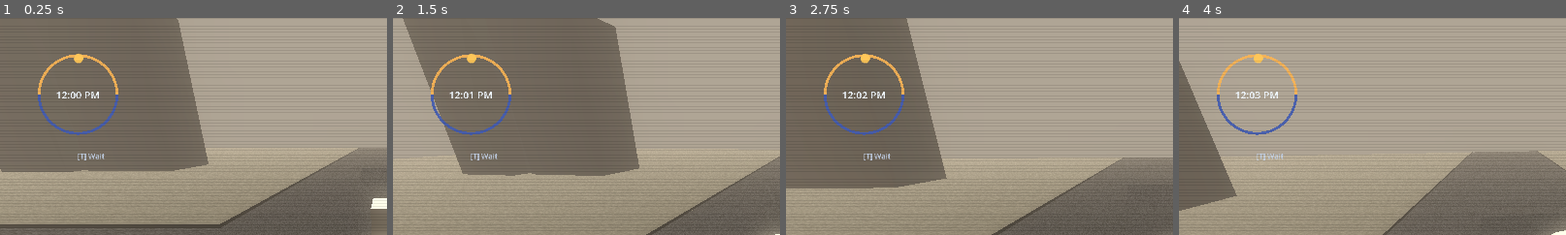
Above: before the commit, frames 1-4 (left to right).
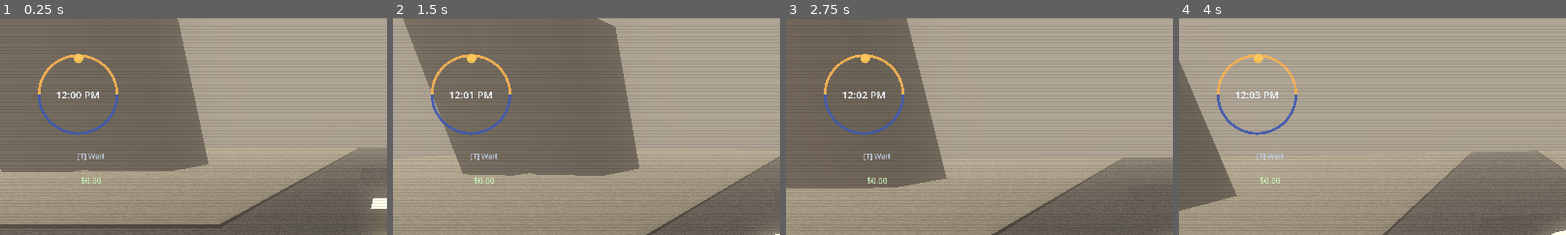
Above: after the commit, the same moments.

Repository: miles5g/paletero
Game: Godot game, scene res://world.tscn
Same seed, same stepped clock (60 frames per second), same inputs: the game is played once before the commit and once after it.
Inputs (mouse positions are % of the whole screen's width and height, from its top left):
- Up to frame 1 (0.25 s): no input
- Up to frame 2 (1.5 s): tap Enter at 0.5 s; move the mouse to (55, 50) at 0.52 s; hold Ctrl (crouch) 0.53-1.28 s; hold W (move_forward) from 0.53 s (still down); click (55, 50) at 0.67 s; tap Space (jump) at 0.77 s; move the mouse to (45, 50) at 1.27 s; tap E (interact) at 1.35 s; click (45, 50) at 1.42 s
- Up to frame 3 (2.75 s): keep holding W (move_forward); tap Space (jump) at 1.52 s; move the mouse to (52, 48) at 2.02 s; hold Shift (sprint) from 2.03 s (still down); click (52, 48) at 2.17 s
- Up to frame 4 (4 s): keep holding W (move_forward); move the mouse to (49, 52) at 2.77 s; release Shift (sprint) at 2.78 s; tap Enter at 2.85 s; click (49, 52) at 2.92 s; tap Space (jump) at 3.02, 3.77 s; move the mouse to (57, 51) at 3.52 s; hold Keypad Enter from 3.53 s (still down); click (57, 51) at 3.67 s
The pictures show only the part of the screen within x 0-50%, y 0-50%; the shares and areas given below are measured in that part.

The runs differ from the first frame. In frame 1, less than 0.1% of the frame differs, in the area x 21-27%, y 73-77%; in frame 2, less than 0.1%; in frame 3, less than 0.1%; in frame 4, less than 0.1%.

Commit message:
Move money HUD under wait dial, add sale popup routing there, and add procedural cash-register ching.
This also changes total-money calculation to use only player bank ledger values and not inventory item valuation.

Co-authored-by: Cursor <cursoragent@cursor.com>

Diff:
--- a/celestial_cycle.gd
+++ b/celestial_cycle.gd
@@ -29,6 +29,8 @@
 var _sun_marker: Label = null
 var _clock_label: Label = null
 var _hint_label: Label = null
+var _bank_label: Label = null
+var _money_popup_layer: Control = null
 var _target_marker: Label = null
 var _clock_center: Vector2 = Vector2(90.0, 90.0)
 var _clock_radius: float = 58.0
@@ -444,6 +446,54 @@
 	_hint_label.text = "[T] Wait"
 	_debug_layer.add_child(_hint_label)
 
+	_bank_label = Label.new()
+	_bank_label.name = "BankTotalLabel"
+	_bank_label.horizontal_alignment = HORIZONTAL_ALIGNMENT_CENTER
+	_bank_label.vertical_alignment = VERTICAL_ALIGNMENT_TOP
+	_bank_label.add_theme_font_size_override("font_size", 12)
+	_bank_label.add_theme_color_override("font_color", Color(0.82, 1.0, 0.76, 0.96))
+	_bank_label.text = "$0.00"
+	_debug_layer.add_child(_bank_label)
+
+	_money_popup_layer = Control.new()
+	_money_popup_layer.name = "MoneyPopupLayer"
+	_money_popup_layer.mouse_filter = Control.MOUSE_FILTER_IGNORE
+	_money_popup_layer.set_anchors_preset(Control.PRESET_FULL_RECT)
+	_debug_layer.add_child(_money_popup_layer)
+
+
+func show_money_popup(delta_usd: float) -> void:
+	if _money_popup_layer == null or _bank_label == null:
+		return
+	if absf(delta_usd) < 0.0005:
+		return
+	var popup := Label.new()
+	popup.mouse_filter = Control.MOUSE_FILTER_IGNORE
+	popup.horizontal_alignment = HORIZONTAL_ALIGNMENT_RIGHT
+	popup.vertical_alignment = VERTICAL_ALIGNMENT_CENTER
+	var sign := "+" if delta_usd >= 0.0 else "-"
+	popup.text = "%s$%.2f" % [sign, absf(delta_usd)]
+	popup.add_theme_font_size_override("font_size", 13)
+	popup.add_theme_color_override(
+		"font_color",
+		Color(0.56, 1.0, 0.56, 0.96) if delta_usd >= 0.0 else Color(1.0, 0.56, 0.56, 0.96)
+	)
+	var popup_w := 128.0
+	popup.size = Vector2(popup_w, 22.0)
+	var start_y := _bank_label.position.y + _bank_label.size.y + 4.0
+	var start_x := _bank_label.position.x + _bank_label.size.x - popup_w
+	popup.position = Vector2(start_x, start_y)
+	_money_popup_layer.add_child(popup)
+	var tw := create_tween()
+	tw.set_trans(Tween.TRANS_SINE)
+	tw.set_ease(Tween.EASE_OUT)
+	tw.parallel().tween_property(popup, "position:y", start_y - 14.0, 0.55)
+	tw.parallel().tween_property(popup, "modulate:a", 0.0, 0.55)
+	tw.finished.connect(func() -> void:
+		if is_instance_valid(popup):
+			popup.queue_free()
+	)
+
 
 func _build_clock_ring() -> void:
 	if _clock_canvas == null:
@@ -494,6 +544,14 @@
 	_clock_label.position = clock_center_screen - _clock_label.size * 0.5
 	_hint_label.position = clock_center_screen + Vector2(-120.0, 66.0 * _clock_canvas.scale.y)
 	_hint_label.size = Vector2(280.0, 52.0)
+	if _bank_label:
+		_bank_label.position = _hint_label.position + Vector2(0.0, _hint_label.size.y + 2.0)
+		_bank_label.size = Vector2(280.0, 22.0)
+		var player := get_parent().get_node_or_null("Player") as CharacterBody3D
+		var bank_amt := 0.0
+		if player != null and is_instance_valid(player):
+			bank_amt = float(player.get("bank_usd"))
+		_bank_label.text = "$%.2f" % bank_amt
 	if _target_marker:
 		_target_marker.visible = _is_wait_selecting or _is_wait_advancing
 		var target_angle := deg_to_rad(_wait_target_angle_deg - 180.0)
--- a/master_hud.gd
+++ b/master_hud.gd
@@ -1168,7 +1168,6 @@
 				if it is ItemResource:
 					var q := float(it.quantity)
 					total_w += it.weight_lbs * q
-					total_money += it.value_usd * q
 	# Player bank ledger is the cash sink/source for real transactions (sales).
 	if _player_owner != null and is_instance_valid(_player_owner):
 		total_money += float(_player_owner.get("bank_usd"))
--- a/player.gd
+++ b/player.gd
@@ -439,7 +439,7 @@
 	if res == null:
 		return false
 	var payout := res.value_usd * float(maxi(1, res.quantity))
-	bank_usd += payout
+	_apply_bank_delta(payout)
 	if hand_item == _left_hand_item:
 		_left_hand_item.queue_free()
 		_left_hand_item = null
@@ -450,6 +450,13 @@
 	_refresh_manifest_after_sale()
 	print("Sale complete: +$%.2f for %s" % [payout, res.item_name])
 	return true
+
+
+func _apply_bank_delta(delta_usd: float) -> void:
+	bank_usd += delta_usd
+	var w := get_parent()
+	if w != null and w.has_method("show_money_popup"):
+		w.show_money_popup(delta_usd)
 
 
 func _refresh_manifest_after_sale() -> void:
--- a/world.gd
+++ b/world.gd
@@ -14,6 +14,7 @@
 var _compass_bar_label: Label = null
 var _compass_waypoint_label: Label = null
 var _compass_caret_label: Label = null
+var _money_ching_player: AudioStreamPlayer = null
 
 
 func _slot_stylebox() -> StyleBoxFlat:
@@ -659,6 +660,7 @@
 	_compass_caret_label = compass_caret
 
 	add_child(hud)
+	_setup_money_ching_audio()
 
 	# Base world environment values; celestial controller animates these over time.
 	var world_env := WorldEnvironment.new()
@@ -765,6 +767,63 @@
 func _process(_delta: float) -> void:
 	_update_compass_hud()
 
+
+func _setup_money_ching_audio() -> void:
+	var ap := AudioStreamPlayer.new()
+	ap.name = "MoneyChingPlayer"
+	ap.stream = _build_money_ching_stream()
+	ap.volume_db = -10.0
+	ap.bus = &"Master"
+	add_child(ap)
+	_money_ching_player = ap
+
+
+func _build_money_ching_stream() -> AudioStreamWAV:
+	# Short synthetic “register ding” — no external .wav needed (PS2-ish, bright partials + fast decay).
+	var rate := 22050
+	var seconds := 0.22
+	var n := int(rate * seconds)
+	var data := PackedByteArray()
+	data.resize(n * 2)
+	var tau := PI * 2.0
+	for i in range(n):
+		var t := float(i) / float(rate)
+		var env := exp(-t * 12.0)
+		var s := (
+			0.42 * sin(t * tau * 2650.0)
+			+ 0.38 * sin(t * tau * 3950.0)
+			+ 0.12 * sin(t * tau * 880.0)
+		)
+		var sample := int(clampf(s * env * 2800.0, -32767.0, 32767.0))
+		data.encode_s16(i * 2, sample)
+	var stream := AudioStreamWAV.new()
+	stream.format = AudioStreamWAV.FORMAT_16_BITS
+	stream.mix_rate = rate
+	stream.stereo = false
+	stream.data = data
+	return stream
+
+
+func _play_money_ching(delta_usd: float) -> void:
+	if _money_ching_player == null or not is_instance_valid(_money_ching_player):
+		return
+	if absf(delta_usd) < 0.0005:
+		return
+	if delta_usd >= 0.0:
+		_money_ching_player.pitch_scale = 1.0
+		_money_ching_player.volume_db = -10.0
+	else:
+		_money_ching_player.pitch_scale = 0.78
+		_money_ching_player.volume_db = -14.0
+	_money_ching_player.play()
+
+
+func show_money_popup(delta_usd: float) -> void:
+	_play_money_ching(delta_usd)
+	var cycle := get_node_or_null("CelestialCycle") as Node
+	if cycle != null and cycle.has_method("show_money_popup"):
+		cycle.call("show_money_popup", delta_usd)
+
 func _spawn_player() -> CharacterBody3D:
 	var player = CharacterBody3D.new()
 	player.name = "Player"
